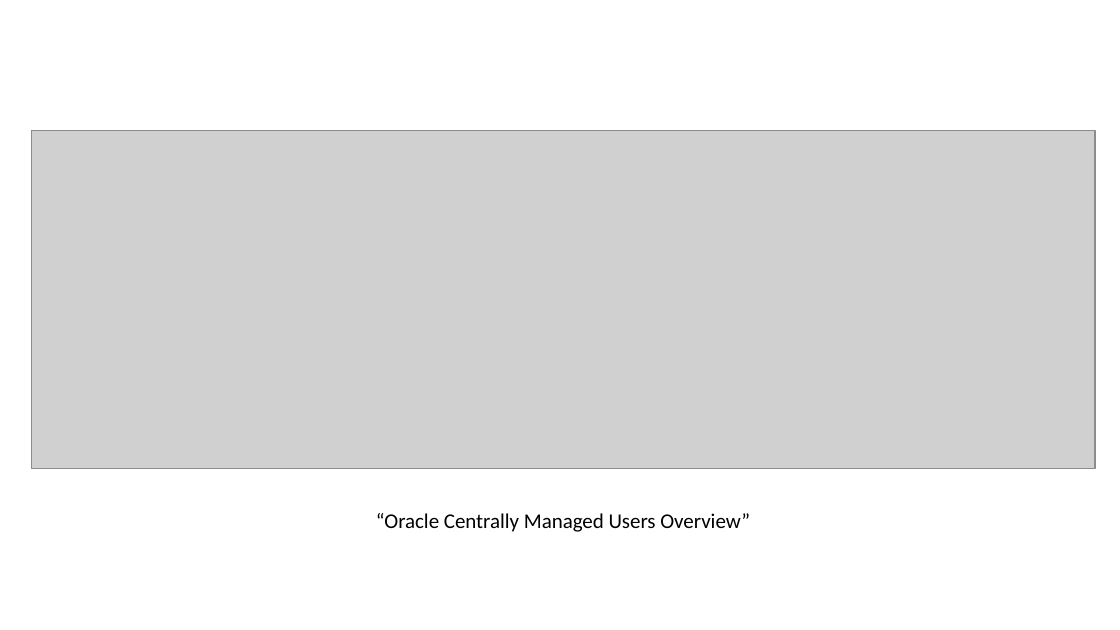
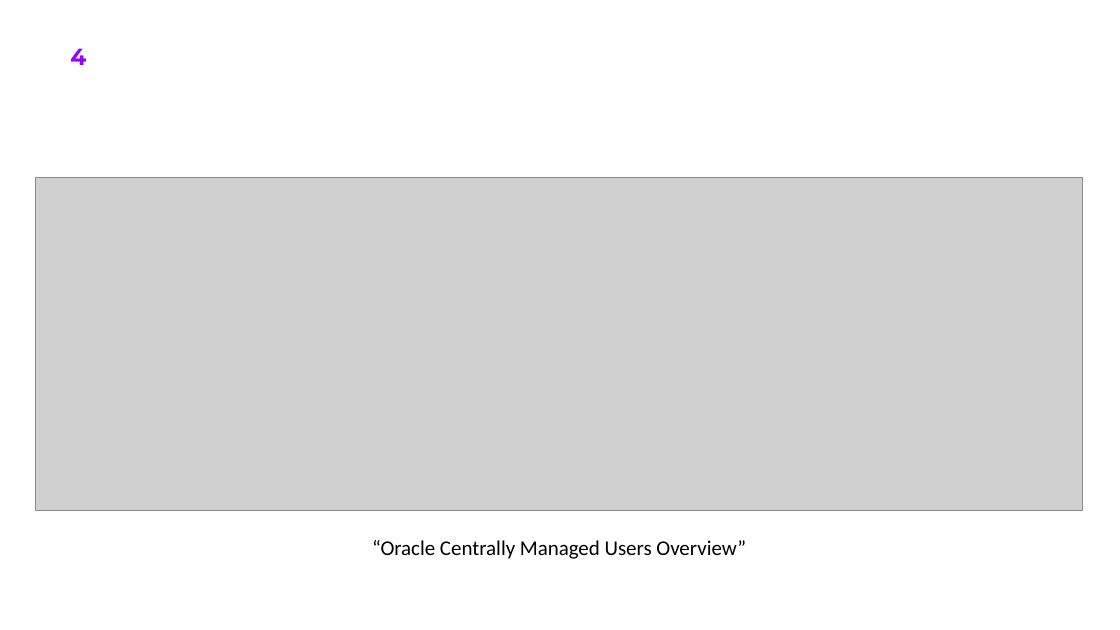
Before and after one commit to oehrlis/docker-pandoc, a slide deck: slide 4 of sample/sample.pptx. Drawn at 1120x630 pixels with LibreOffice and Linux fonts; fonts in the diff are those of the drawing; grey boxes stand for pictures; background and template pictures are left out. Boxes give left, top, right and bottom in pixels: in the first picture for what was removed or moved away, otherwise in the second. Text is boxed around its words. In the diff, an @@ line names an element or a change of style, - is before the commit and + after.

```diff
--- a/sample/sample.pptx
+++ b/sample/sample.pptx
@@ page number added at <box>70,48,86,65</box>, 15 pt, text #9601FF, bold @@
+4
@@ picture: place and size @@
-picture at <box>31,131,1095,468</box>
+picture at <box>36,177,1083,510</box>
@@ text "“Oracle Centrally Managed Users Overview”": place and size @@
-text "“Oracle Centrally Managed Users Overview”" at <box>376,513,750,532</box>
+text "“Oracle Centrally Managed Users Overview”" at <box>372,540,746,559</box>
```
Also in this commit, not shown: 7 other slides changed, 2 other files.
